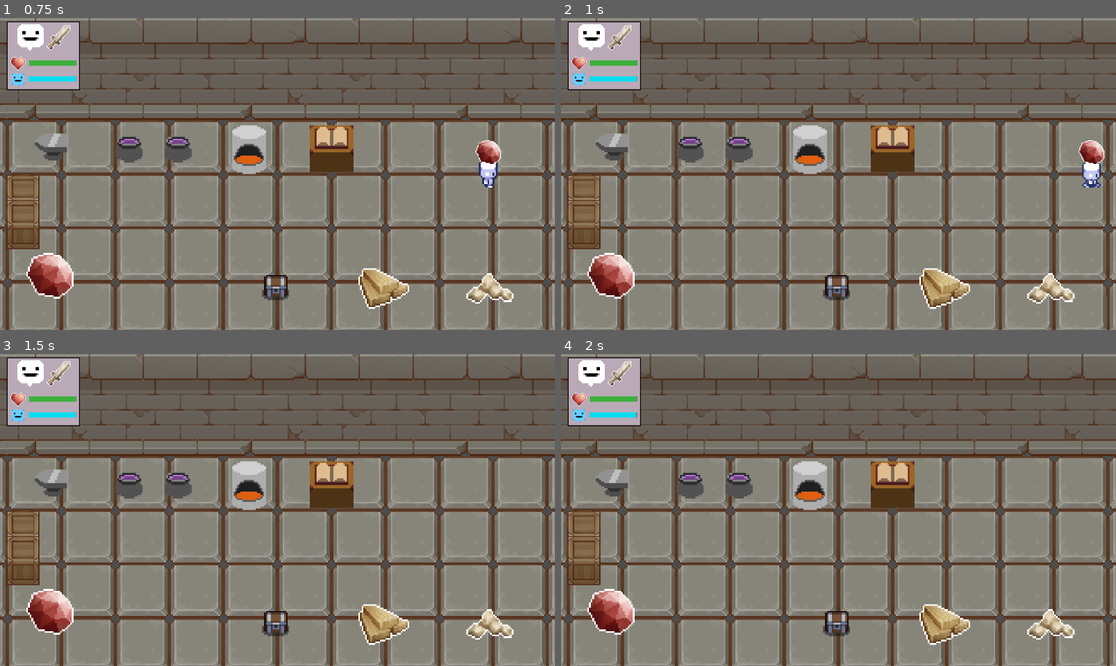
Above: before the commit, frames 1-4 (two rows, left to right).
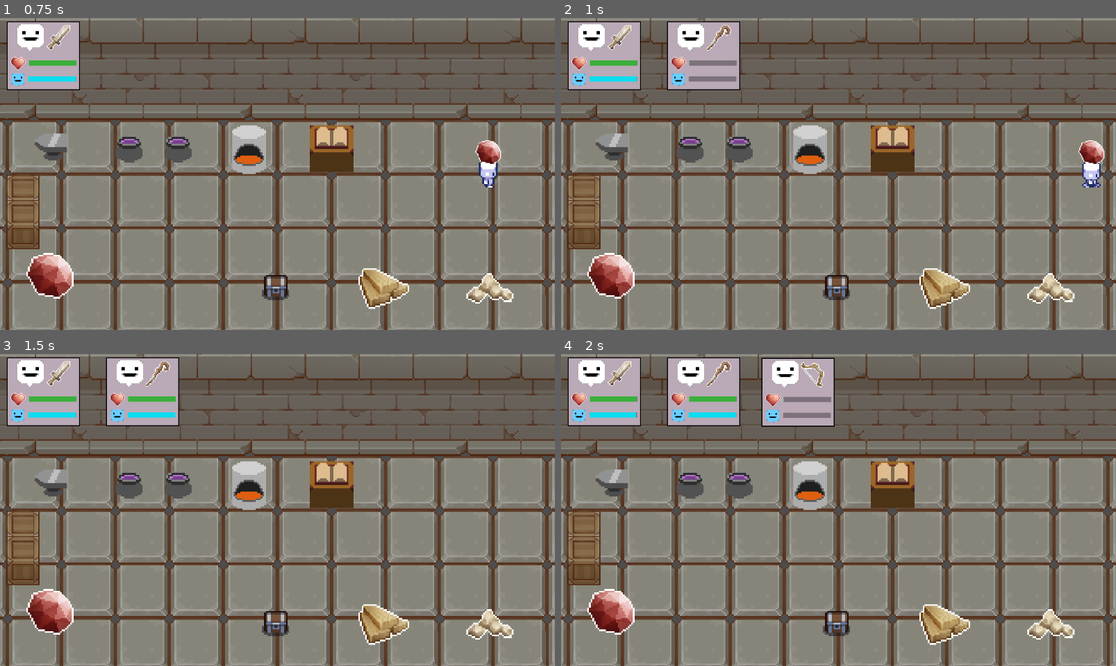
Above: after the commit, the same moments.

Repository: jpsalim21/LootPacker
Game: Godot game, scene res://Cenas/Workshop.tscn
The game is run twice, just before and just after one commit, with the same random seed, the same clock (stepped at 60 frames per second) and the same inputs.
Inputs:
- Up to frame 1 (0.75 s): tap Enter at 0.5 s; hold D (direita) from 0.53 s (still down); tap J (interact) at 0.6 s
- Up to frame 2 (1 s): keep holding D (direita)
- Up to frame 3 (1.5 s): release D (direita) at 1.28 s; hold S (baixo) from 1.28 s (still down); tap K (minigame) at 1.35 s
- Up to frame 4 (2 s): keep holding S (baixo)

Frame 1 is identical in both runs. In frame 2, 2.9% of the frame differs, in the area x 19-33%, y 1-24%; in frame 3, 2.9%; in frame 4, 5.8%, in the area x 19-50%, y 1-24%.

Commit message:
Arruma valores dos itens e troca posição entre os aventureiros

Diff:
--- a/Classes/Items/cajado.tres
+++ b/Classes/Items/cajado.tres
@@ -9,6 +9,6 @@
 itemIndex = 0
 nome = ""
 vida = 0.0
-interesse = 25.0
+interesse = 50.0
 classeAfetada = 1
 nEfeito = 0.0
--- a/Classes/Items/espada.tres
+++ b/Classes/Items/espada.tres
@@ -9,6 +9,6 @@
 itemIndex = 3
 nome = "Espada"
 vida = 0.0
-interesse = 25.0
+interesse = 50.0
 classeAfetada = 0
 nEfeito = 0.0
--- a/Classes/Items/pocao.tres
+++ b/Classes/Items/pocao.tres
@@ -8,7 +8,7 @@
 sprite = ExtResource("2_7gj5l")
 itemIndex = 0
 nome = "pocao"
-vida = 25.0
+vida = 50.0
 interesse = 0.0
 classeAfetada = 3
 nEfeito = 0.0
--- a/Prefabs/UI.tscn
+++ b/Prefabs/UI.tscn
@@ -52,6 +52,5 @@
 aventureiro = ExtResource("4_be3tg")
 
 [node name="Timer" type="Timer" parent="."]
-wait_time = 10.0
 
 [connection signal="timeout" from="Timer" to="." method="_on_timer_timeout"]
--- a/Scripts/Aventureiros/AventureirosController.gd
+++ b/Scripts/Aventureiros/AventureirosController.gd
@@ -25,12 +25,19 @@
 	if Input.is_action_just_pressed("interact"):
 		#AplicaItem()
 		pass
-	pass
 
 func AplicaItem(item : ItemClass):
 	if aventureirosProntos.is_empty():
 		return
+
 	var aventureiroAtual : lifeBarScript = aventureirosProntos[0]
+	var lastPosition = aventureirosProntos[aventureirosProntos.size() - 1].position
+
+	for i in range(aventureirosProntos.size() - 1, 0, -1):
+		aventureirosProntos[i].position = aventureirosProntos[i-1].position
+
+	aventureirosProntos[0].position = lastPosition
+
 	aventureirosProntos.erase(aventureiroAtual)
 	aventureirosProntos.append(aventureiroAtual)
 	aventureiroAtual.aplicaItem(item)
--- a/Scripts/Estruturas/Caldeirao.gd
+++ b/Scripts/Estruturas/Caldeirao.gd
@@ -53,7 +53,6 @@
 	pass
 
 func enter(new, old):
-	print("Chamou no " + self.name)
 	if new == colisor:
 		near = true
 		spriteLight.visible = true
@@ -66,7 +65,6 @@
 func _on_timer_timeout():
 	alarme.visible = not alarme.visible
 	if alarme.visible:
-		print("Timer começou")
 		timerEspera.wait_time = 6
 		timerEspera.start()
 	else:
